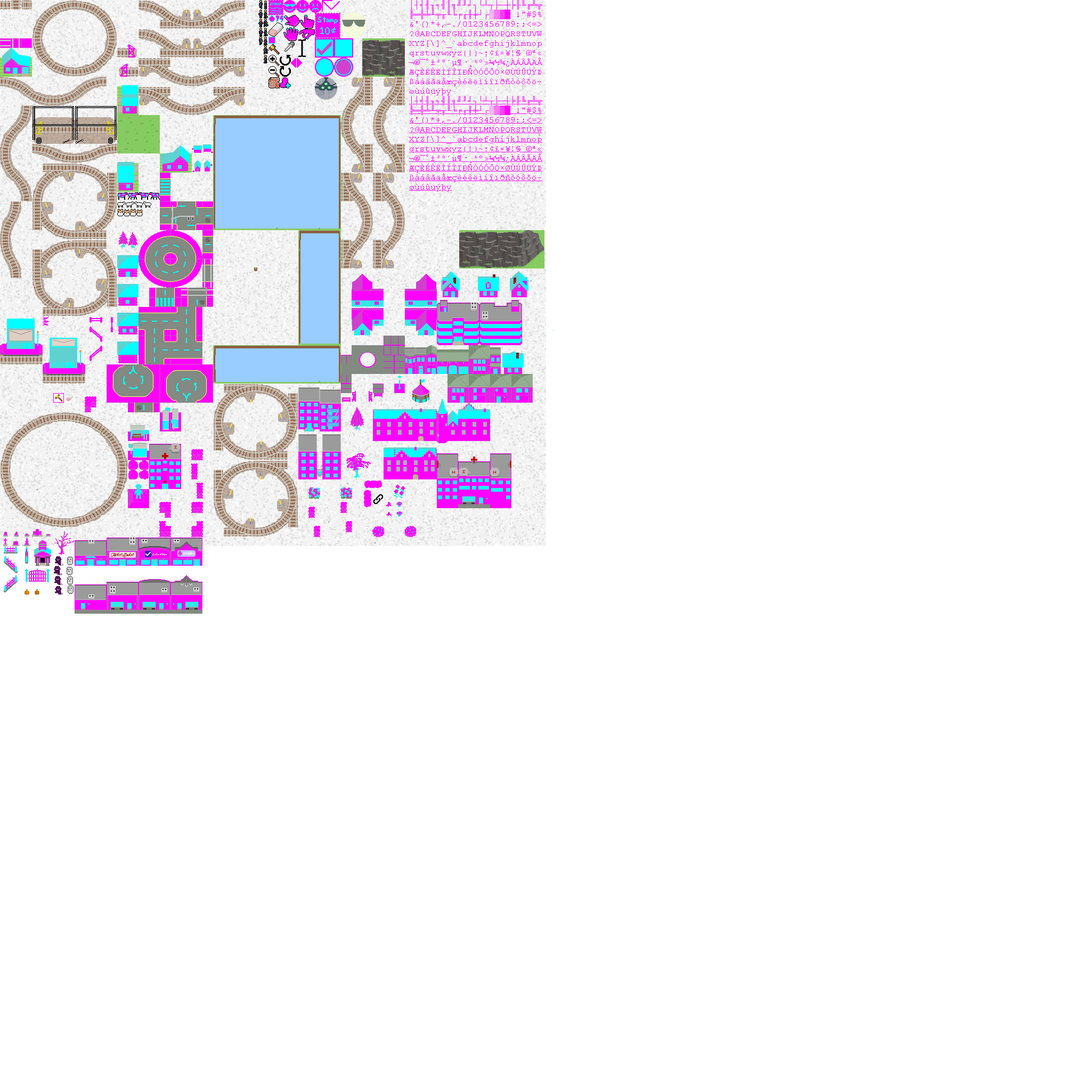
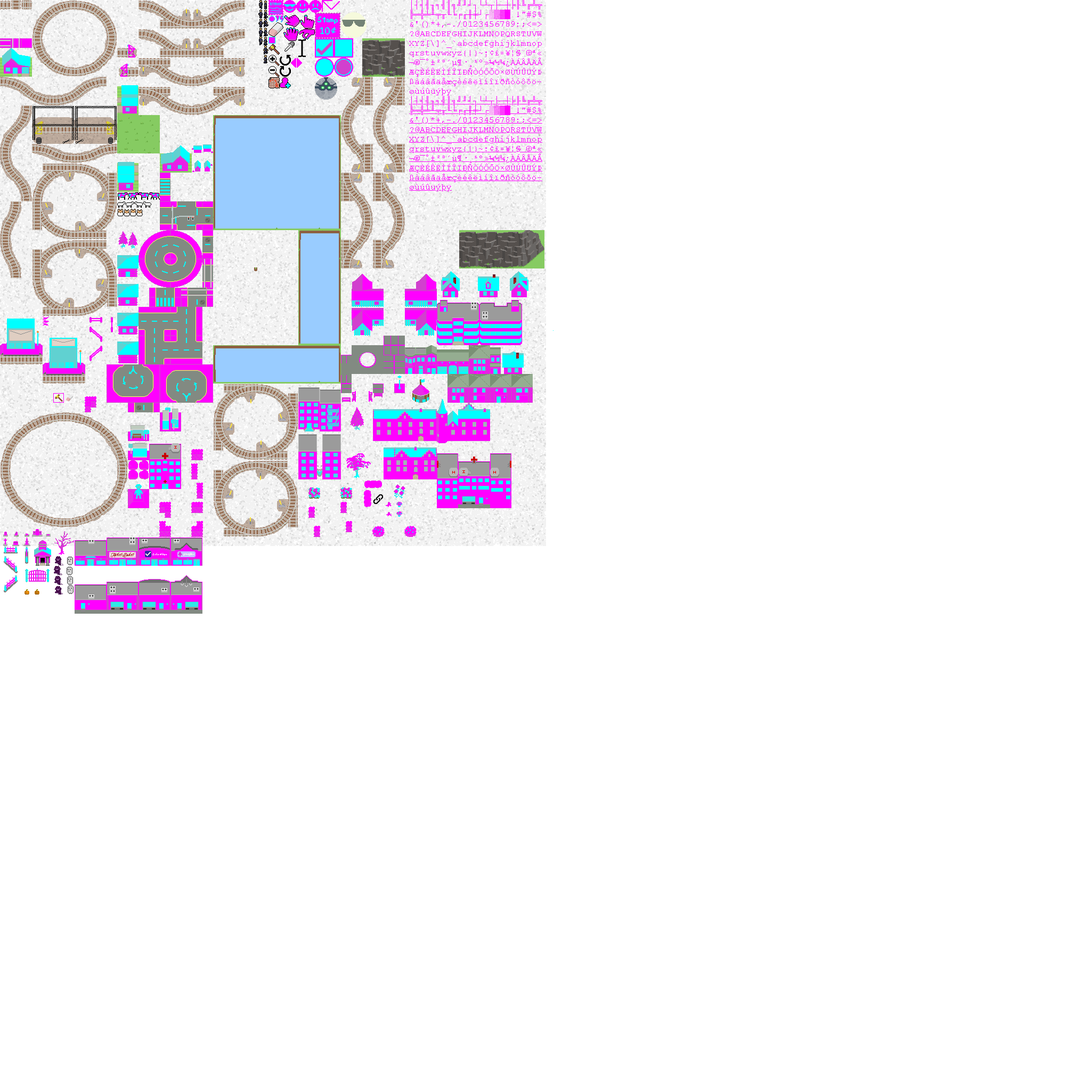
Comparing the layer stacks of the two 1091x1091 images. Changes:
painted on "Pasted Layer #3" over [174, 358, 533, 558]
